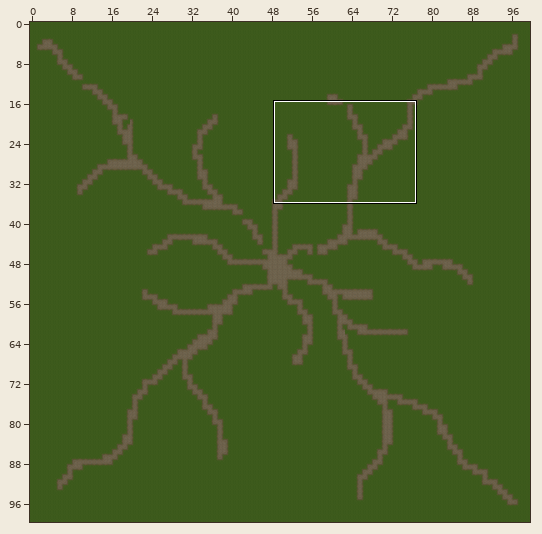
One commit to this Tiled map: Harvesturr/data/maps/test/test.tmx. Above, an overview of the earlier version with the close-up marked.
Close-up. Before the edit:
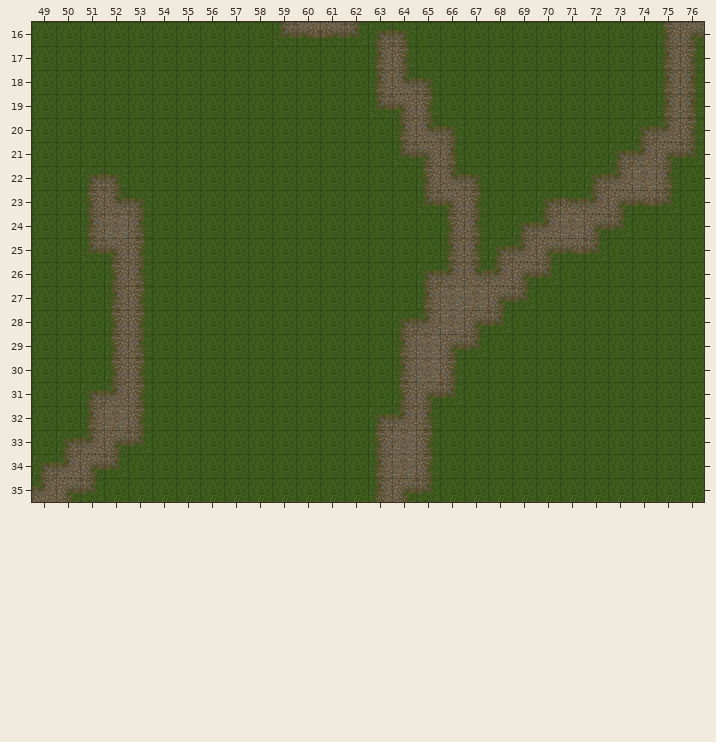
Cells are 32x32 px. Shown: x 49..76, y 16..35. The commit also changed other parts of the map, which this record leaves out.
Now the later version:
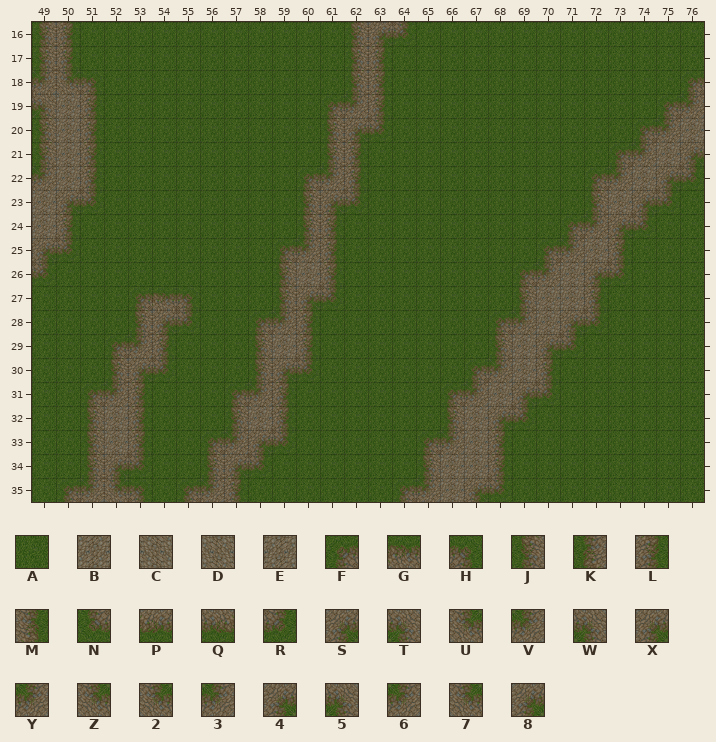
Key: from "tileset": A 0, B 1, C 1 flipped left-right, D 1 flipped up-down, E 1 turned 180, F 20, G 21, H 22, J 40, K 40 flipped up-down, L 42, M 42 flipped up-down, N 60, P 61, Q 61 flipped left-right, R 62, S 80, T 80 flipped left-right, U 80 flipped up-down, V 80 turned 180, W 82, X 82 flipped left-right, Y 82 flipped up-down, Z 82 turned 180, 2 120, 3 120 flipped left-right, 4 120 flipped up-down, 5 120 turned 180, 6 122, 7 122 flipped left-right, 8 122 turned 180.
_ is an empty cell, . an unchanged one.
Changes in this commit:
--- layer "Main"
@@ x 49..76 @@
-16 AA........NQPRFH..........J4
-17 AA...........AKL..........KL
-18 AAA..........AKUH.........KM
-19 AAA.........AANTL.........KM
-20 AAA.........AAAK7H.........L
-21 AAA.........AA.N5M........XR
-22 AAFH.......AAA..J7H......CMA
-23 AAJZH......AAA..NWL..FG38Q..
-24 AAKEM......AA....JM.F6B4RA..
-25 AANWL.....AAA....KMF38QRA...
-26 A..JM.....AAA...FYUY8RAAA...
-27 ...KLAA...AAA...KDBXRAAA....
-28 ...JLAA..AAA...FVC8RAAAA....
-29 ...JMA...AAA...KD8RAAAA.....
-30 ....LA...AAA...KDLAAAA......
-31 ........AAA....J4RAAAA......
-32 ..K.....AAA...FYMAAAA.......
-33 .F3XR..AAAA...JELAAA........
-34 F64RA..AAA....KBLAAA........
-35 6XRAA.AAA.....K8RAAA........
+16 JL........AAAJSR..........AA
+17 JL...........JLA..........AA
+18 62H..........JLAA.........AF
+19 WBL.........F6LAA.........F6
+20 JBL.........JSRAAA.........B
+21 JBL.........JL.AAA........BS
+22 6BLA.......F6L..AAA......BSR
+23 BSRAA......JSR..AAA..AAJBS..
+24 BLAAA......JL....AA.AAF6SR..
+25 SRAAA.....F6L....AAAAF6BL...
+26 R..AA.....JBL...AAAAF6BSR...
+27 ...AFGH...JSR...AAAAJBBL....
+28 ...AJSR..F6L...AAAAF6BSR....
+29 ...F6L...JBL...AAAAJBSR.....
+30 ....SR...JSR...AAAF6BL......
+31 ........F6L....AAF6BSR......
+32 ..J.....JBL...AAAJBSR.......
+33 .AJBL..F6SR...AAF6BL........
+34 AAJSR..JSR....AAJBBL........
+35 AF62H.F6L.....AF6BSR........
